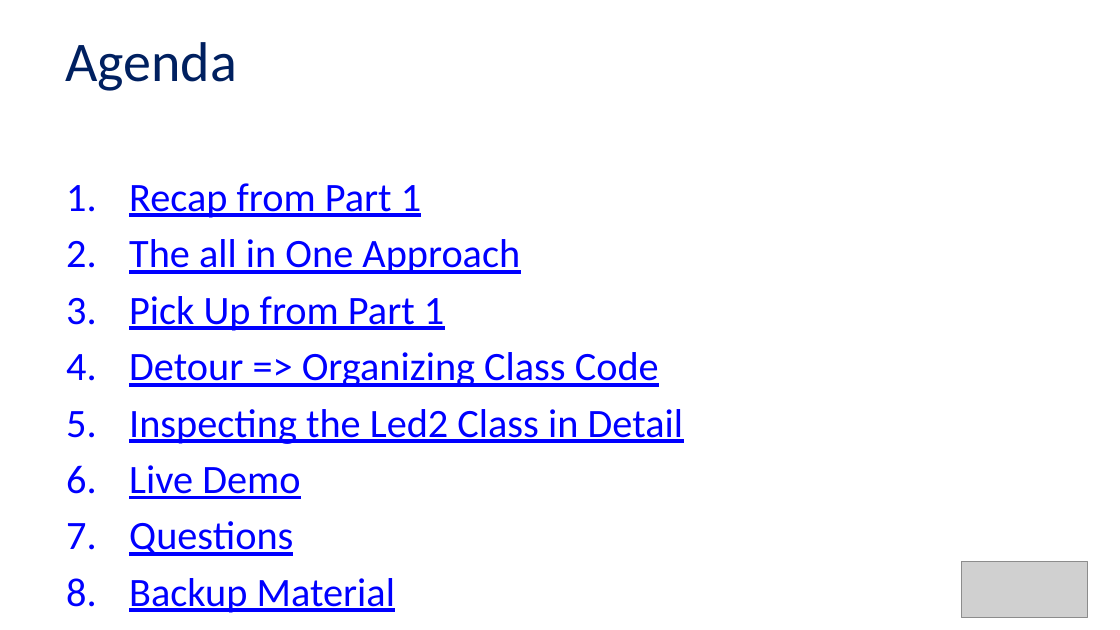
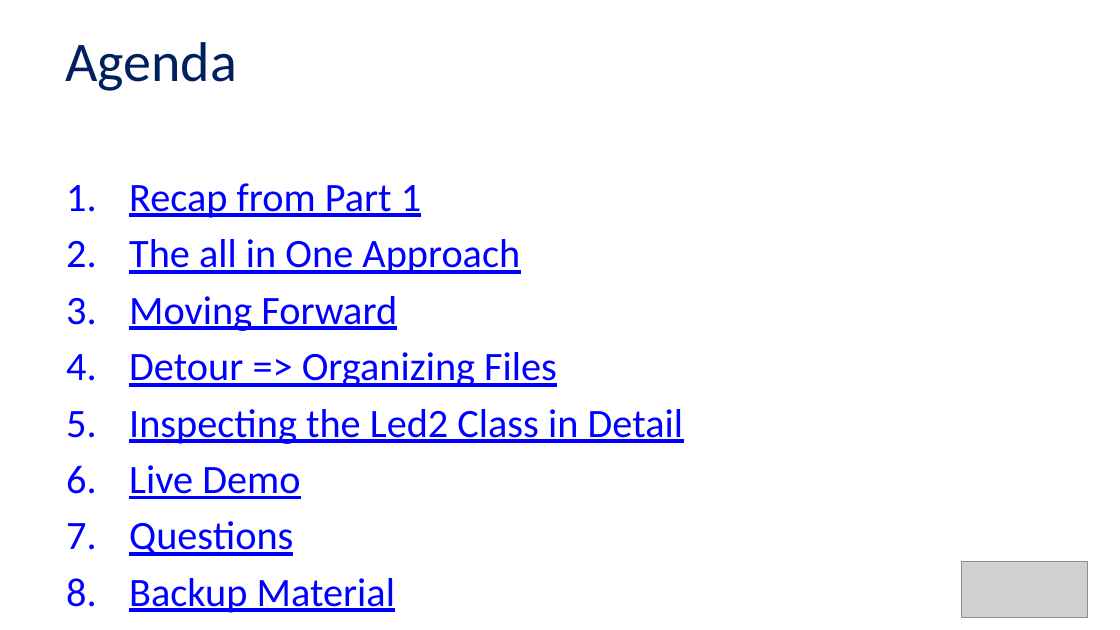
Before and after one commit to Alan-Lomax/MERG-SIG-Presentations, a slide deck: slide 4 of Introduction to Class Programming Part 2.pptx. Drawn at 1120x630 pixels with LibreOffice and Linux fonts; fonts in the diff are those of the drawing; grey boxes stand for pictures; background and template pictures are left out. Boxes give left, top, right and bottom in pixels: in the first picture for what was removed or moved away, otherwise in the second. Text is boxed around its words. In the diff, an @@ line names an element or a change of style, - is before the commit and + after.

```diff
--- a/Introduction to Class Programming Part 2.pptx
+++ b/Introduction to Class Programming Part 2.pptx
@@ text at [129, 296, 557, 387]: text changed @@
-3. Pick Up from Part 1
-4. Detour => Organizing Class Code
+3. Moving Forward
+4. Detour => Organizing Files
```
Also in this commit, not shown: 10 other slides changed, 1 slide added, 1 slide removed.
